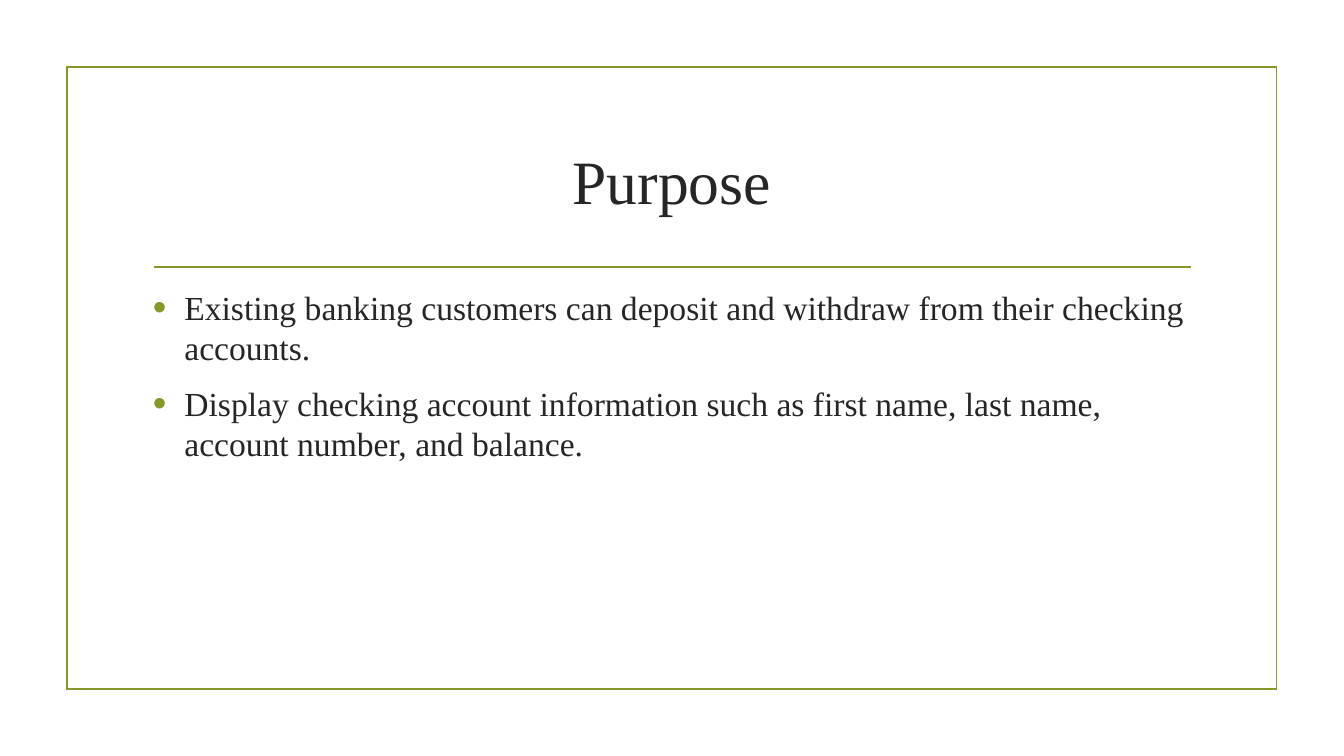
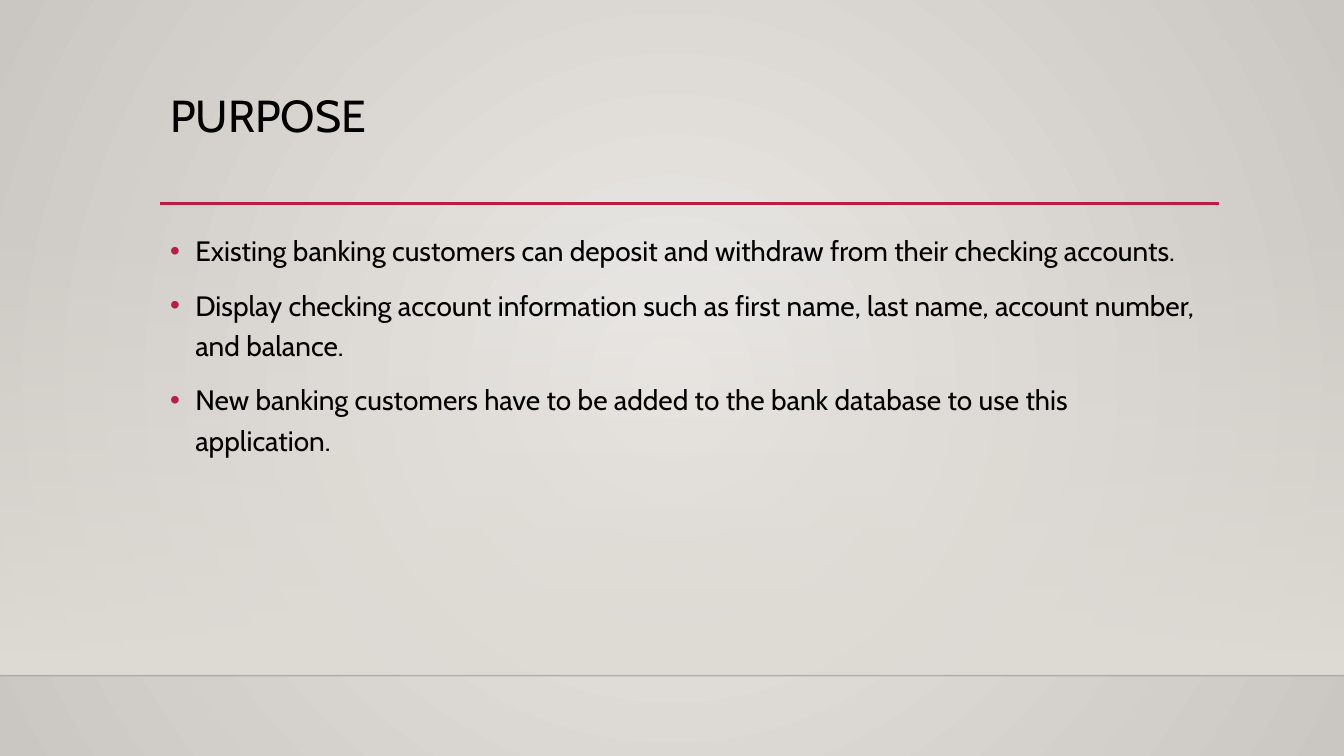
Before and after one commit to Carlos-Quarterman/TestP1, a slide deck: slide 2 of Banking Application Presentation.pptx. Drawn at 1344x756 pixels with LibreOffice and Linux fonts; fonts in the diff are those of the drawing; background and template pictures are left out. Boxes give left, top, right and bottom in pixels: in the first picture for what was removed or moved away, otherwise in the second. Text is boxed around its words. In the diff, an @@ line names an element or a change of style, - is before the commit and + after.

```diff
--- a/Banking Application Presentation.pptx
+++ b/Banking Application Presentation.pptx
@@ background picture (left out) to gradient #ECEAE7 to #CAC7C1 @@
@@ title "PURPOSE" at (x1=170, y1=100, x2=366, y2=133): vertical alignment middle to top @@
@@ title at (x1=170, y1=100, x2=366, y2=133): text changed; size 44 to 32 pt; font Times New Roman to Cabin; text colour #262626 to #000000 @@
-Purpose
+PURPOSE
@@ line moved from (154, 267) - (1191, 267) to (160, 204) - (1220, 204) @@
@@ line (160, 204) - (1220, 204): stroke #83992A 1.25 pt to #B71E42 2.5 pt @@
@@ rectangle resized from (x1=67, y1=68, x2=1276, y2=690) to (x1=0, y1=223, x2=1344, y2=676) @@
@@ rectangle at (x1=0, y1=223, x2=1344, y2=676): fill none to gradient #DFDBD5; outline #83992A 1.25 pt to none @@
@@ text "Existing banking customers can deposit ..." moved from (x1=184, y1=296, x2=1183, y2=461) to (x1=195, y1=240, x2=1194, y2=457) @@
@@ text at (x1=195, y1=240, x2=1194, y2=357): size 24 to 20 pt, font Times New Roman to Cabin, text colour #262626 to #000000 in "Existing banking customers can deposit and withdraw ...", "Display checking account information such as first ..."; indent changed; line spacing 1 to 1.2; bullet colour #83992A to #B71E42 @@
@@ text at (x1=195, y1=389, x2=1068, y2=457): paragraph added @@
+• New banking customers have to be added to the bank database to use this application.
@@ line added from (0, 676) to (1344, 676), #000001 1 pt @@
```
Also in this commit, not shown: 1 other slide changed, 1 slide added, 1 slide removed.
